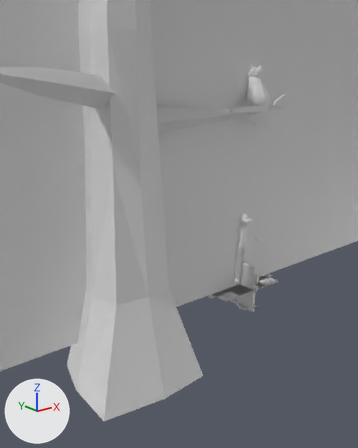
One commit to the glTF model public/assets.glb: the scene before it, then after it.
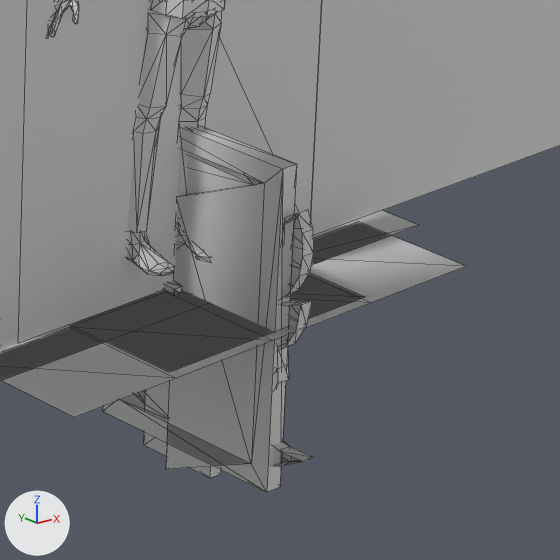
Each version appears first from a camera (50 mm lens) standing at (-8.92, -8.57, 5.52) and looking at (-0.91, 1.44, 1.52), and next in a close-up on the part from 60% to 82% of the width and 55% to 72% of the height. Arrows for +X, +Y and +Z are at lower left; the lights stay in place. The close-ups show mesh edges as thin lines. Where no turn or scale is listed for an object, it has been applied to the vertices. Vertices at the same position are counted once.

In view in the first close-up: 'character', 'door', 'icon-back', 'icon-twitter', 'icon-univers', 'logo', 'shadowPanel', 'title', 'wall'.
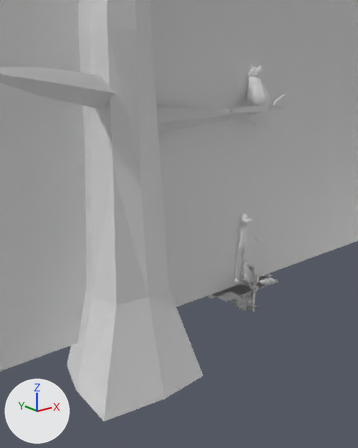
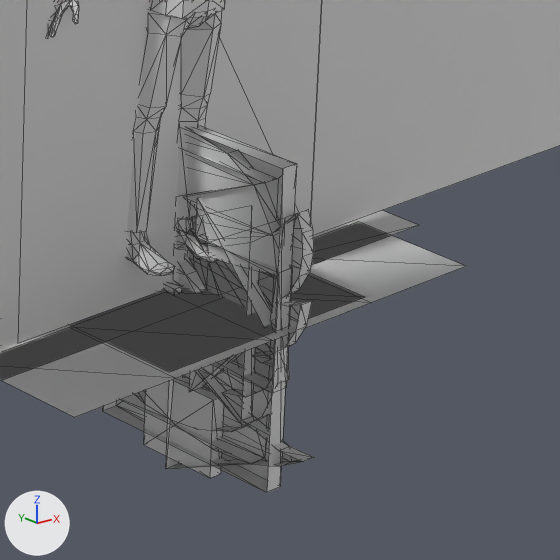
Boxes [x1, y1, x2, y2] around the edits, measured in the close-ups (560 x 560 px):
'icon-next', added: after [189, 234, 292, 393]
'icon-previous', added: after [178, 197, 272, 392]
part 1 of me_plane_024, deleted: before [103, 128, 283, 492]
'icon-univers', unchanged, uncovered by the edit: before [144, 152, 260, 478]; after [144, 131, 280, 478]

Patch to the scene script:
```diff
--- a/public/assets.glb.py
+++ b/public/assets.glb.py
@@ me_plane_024 @@
 # used by ob_icon_back; location = (0.0, 0.0, 0.0)
-me_plane_024.from_pydata(...)  # 42 vertices, 76 faces; spans x 0.027..0.098, y -0.499..0.643, z -0.743..0.623
+me_plane_024.from_pydata(...)  # 42 vertices, 64 faces; spans x 0.027..0.098, y -0.499..0.643, z -0.743..0.623
+# me_plane_024 part 1
+# 12 faces are deleted
@@ me_plane_034 @@
+me_plane_034.from_pydata([(0.098, -0.45, -0.005), (0.098, -0.098, -0.238), (0.098, -0.098, 0.227), (0.098, -0.098, 0.378), (0.098, -0.098, -0.389), (0.098, 0.615, -0.238), (0.098, 0.615, 0.227), (0.027, -0.098, 0.227), (0.027, -0.098, 0.378), (0.027, -0.45, -0.005), (0.027, -0.098, -0.389), (0.027, 0.615, -0.238), (0.027, 0.615, 0.227), (0.027, -0.098, -0.238)], [], [(0, 1, 2), (3, 0, 2), (1, 0, 4), (2, 1, 5), (2, 5, 6), (3, 2, 7), (3, 7, 8), (9, 10, 4), (9, 4, 0), (6, 5, 11), (6, 11, 12), (2, 6, 12), (2, 12, 7), (13, 11, 5), (13, 5, 1), (8, 9, 0), (8, 0, 3), (1, 4, 10), (1, 10, 13)])
@@ me_plane_006 @@
+me_plane_006.from_pydata([(0.098, 0.209, -0.238), (0.098, 0.209, -0.389), (0.098, 0.561, -0.005), (0.098, 0.209, 0.227), (0.098, 0.209, 0.378), (0.098, -0.503, 0.227), (0.098, -0.503, -0.238), (0.027, 0.209, -0.238), (0.027, 0.209, -0.389), (0.027, 0.561, -0.005), (0.027, 0.209, 0.378), (0.027, -0.503, 0.227), (0.027, -0.503, -0.238), (0.027, 0.209, 0.227)], [], [(0, 1, 2), (3, 0, 2), (3, 2, 4), (5, 6, 0), (5, 0, 3), (7, 8, 1), (7, 1, 0), (4, 2, 9), (4, 9, 10), (11, 12, 6), (11, 6, 5), (12, 7, 0), (12, 0, 6), (5, 3, 13), (5, 13, 11), (2, 1, 8), (2, 8, 9), (10, 13, 3), (10, 3, 4)])
@@ ob_icon_previous @@
+ob_icon_previous = bpy.data.objects.new('icon-previous', me_plane_034)
+ob_icon_previous.location = (0.0, 0.0, 0.0)
@@ ob_icon_next @@
+ob_icon_next = bpy.data.objects.new('icon-next', me_plane_006)
+ob_icon_next.location = (0.0, 0.0, 0.0)
```
